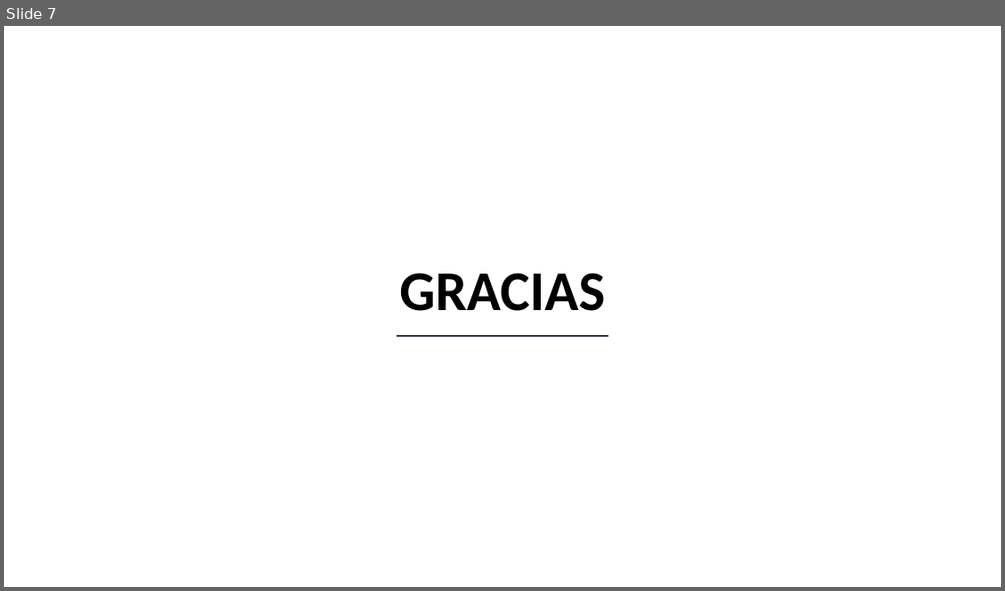
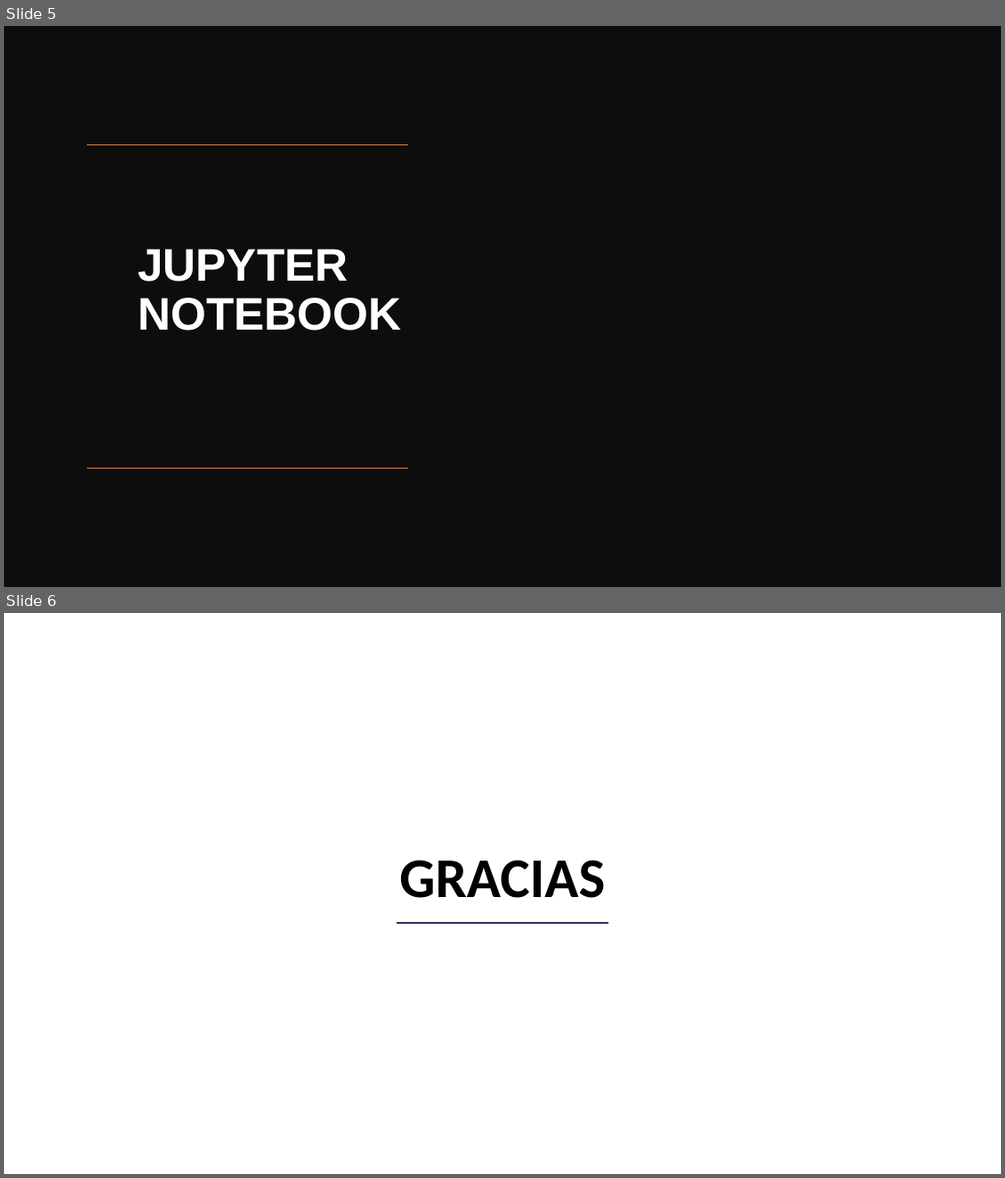
Before and after one commit to panxolopez/proyecto_mineria, a slide deck: Presentacion_2.pptx. Shown one above the other, each under a label of ours: slide 7 before the commit, slides 5 and 6 after it. The pictures are 1005x591 and 1005x1178 pixels, drawn with LibreOffice and Linux fonts; fonts in the diff are those of the drawing; background and template pictures are left out. Boxes give left, top, right and bottom in pixels: in the first picture for what was removed or moved away, otherwise in the second. Text is boxed around its words. In the diff, an @@ line names an element or a change of style, - is before the commit and + after.

```diff
--- a/Presentacion_2.pptx
+++ b/Presentacion_2.pptx
@@ slide 5 added at bbox=[4, 26, 1001, 587], background #FFFFFF @@
@@ rectangle added at bbox=[4, 26, 1001, 587], fill #0D0D0D @@
@@ line added from (409, 145) to (87, 145), #ED7D31 1 pt @@
@@ title added at bbox=[138, 248, 401, 330], 44 pt, text #FFFFFF, bold @@
+JUPYTER NOTEBOOK
@@ line added from (409, 468) to (87, 468), #ED7D31 1 pt @@
@@ what was slide 7 is now slide 6 @@
```
Also in this commit, not shown: 2 slides changed, 1 other slide added, 3 slides removed.
